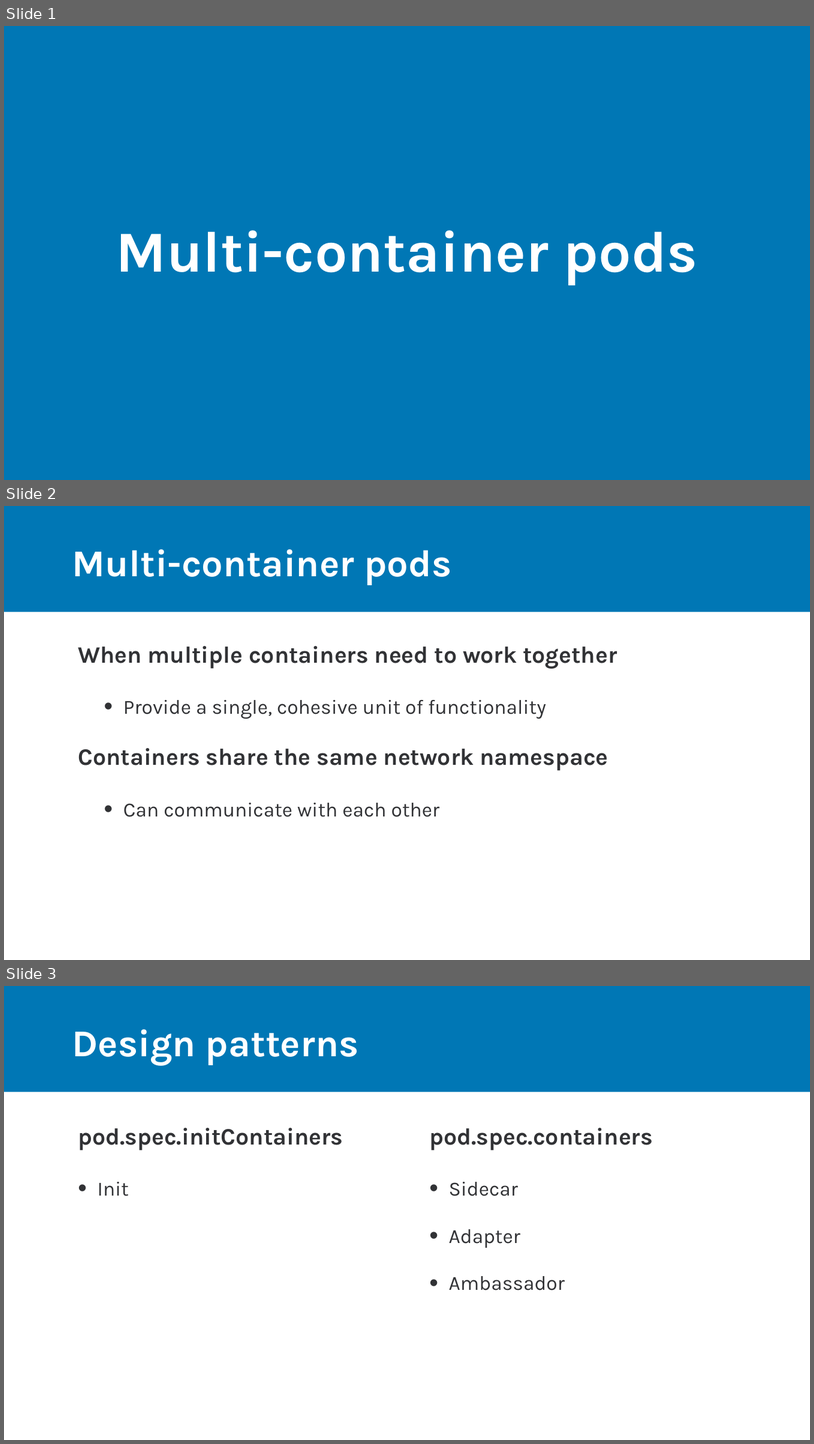
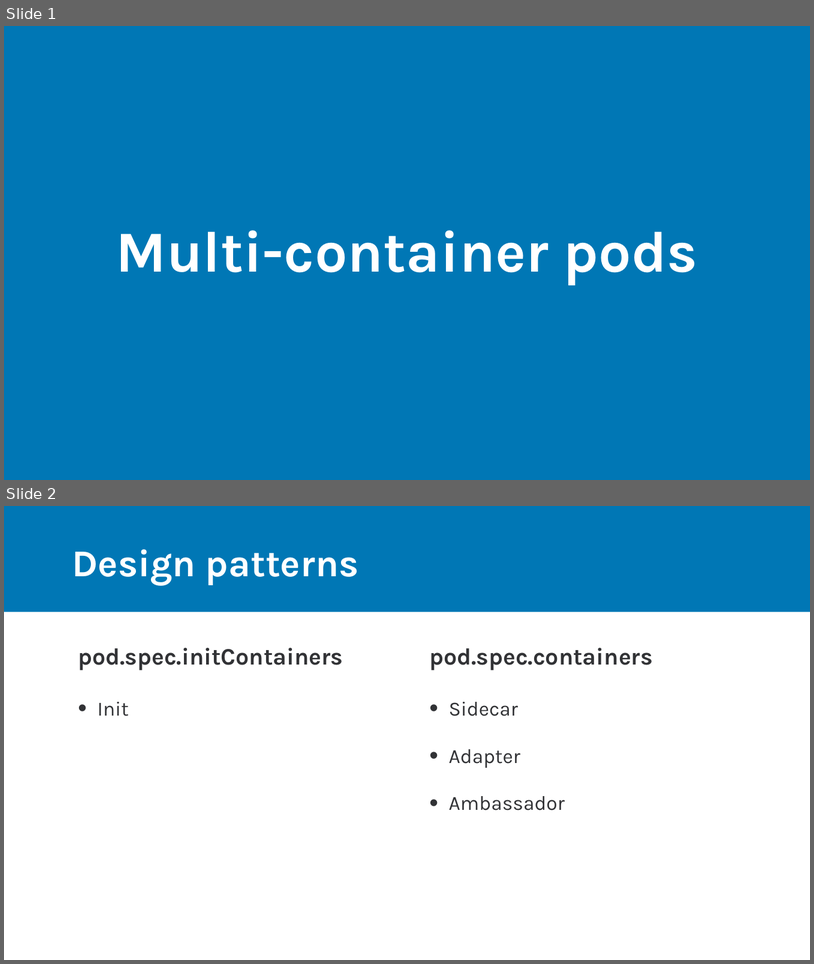
Before and after one commit to rdiazconcha/ckad-exam-prep, a slide deck: chapter-01/04-multicontainerpods/01_04_multicontainerpods.pptx. Shown one above the other, each under a label of ours: slides 1, 2 and 3 before the commit, slides 1 and 2 after it. The pictures are 814x1444 and 814x964 pixels, drawn with LibreOffice and Linux fonts; fonts in the diff are those of the drawing. Boxes give left, top, right and bottom in pixels: in the first picture for what was removed or moved away, otherwise in the second. Text is boxed around its words. In the diff, an @@ line names an element or a change of style, - is before the commit and + after.

```diff
--- a/chapter-01/04-multicontainerpods/01_04_multicontainerpods.pptx
+++ b/chapter-01/04-multicontainerpods/01_04_multicontainerpods.pptx
@@ slide 2 removed at [4, 506, 810, 960], background #FFFFFF; not listed: 1 template element that a slide beside it also shows @@
@@ title removed at [72, 549, 452, 585] @@
-Multi-container pods
@@ text removed at [78, 646, 617, 817] @@
-When multiple containers need to work together
-  • Provide a single, cohesive unit of functionality
-Containers share the same network namespace
-  • Can communicate with each other
@@ what was slide 3 is now slide 2 @@
```
Also in this commit, not shown: 21 other files.
